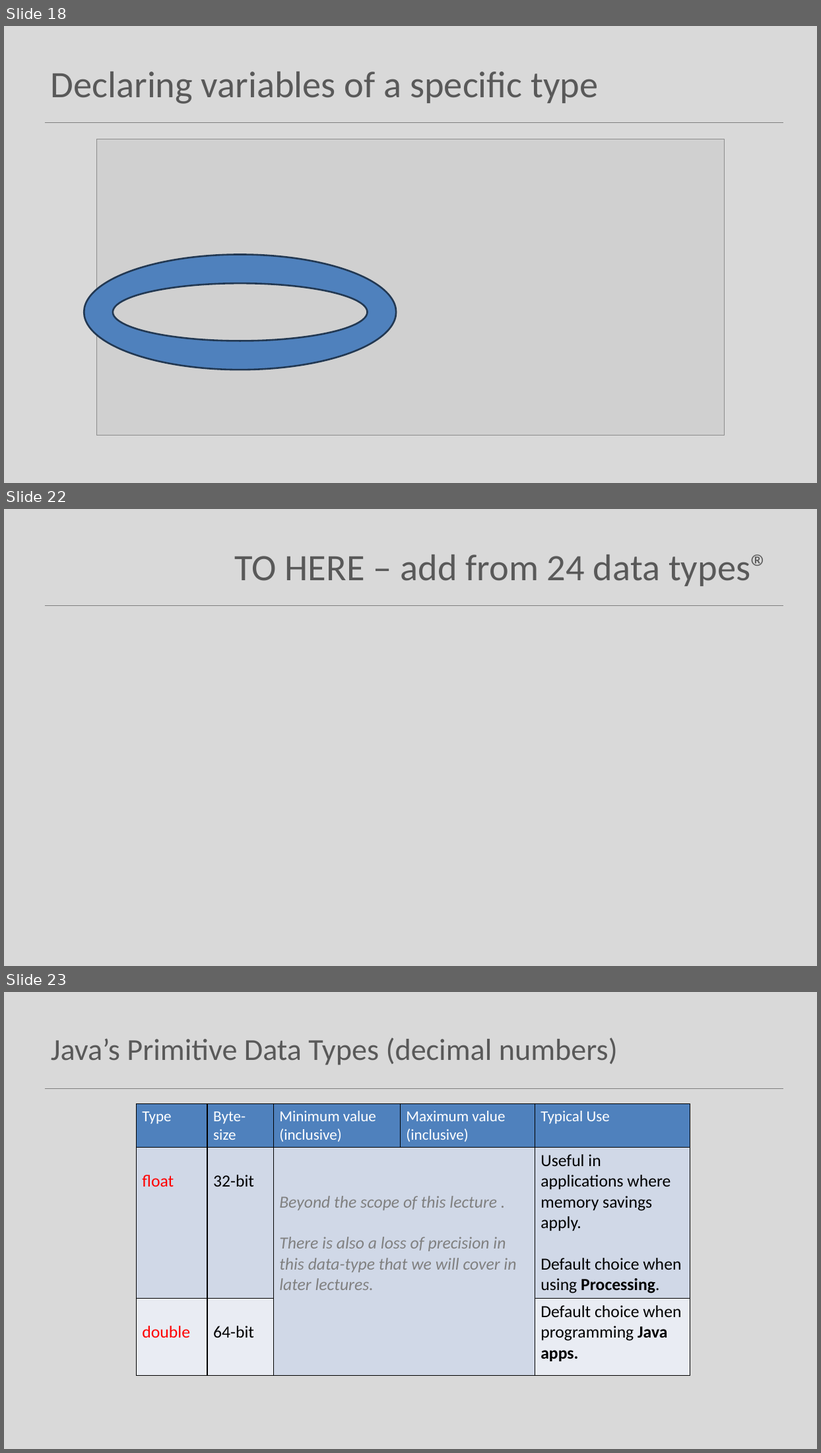
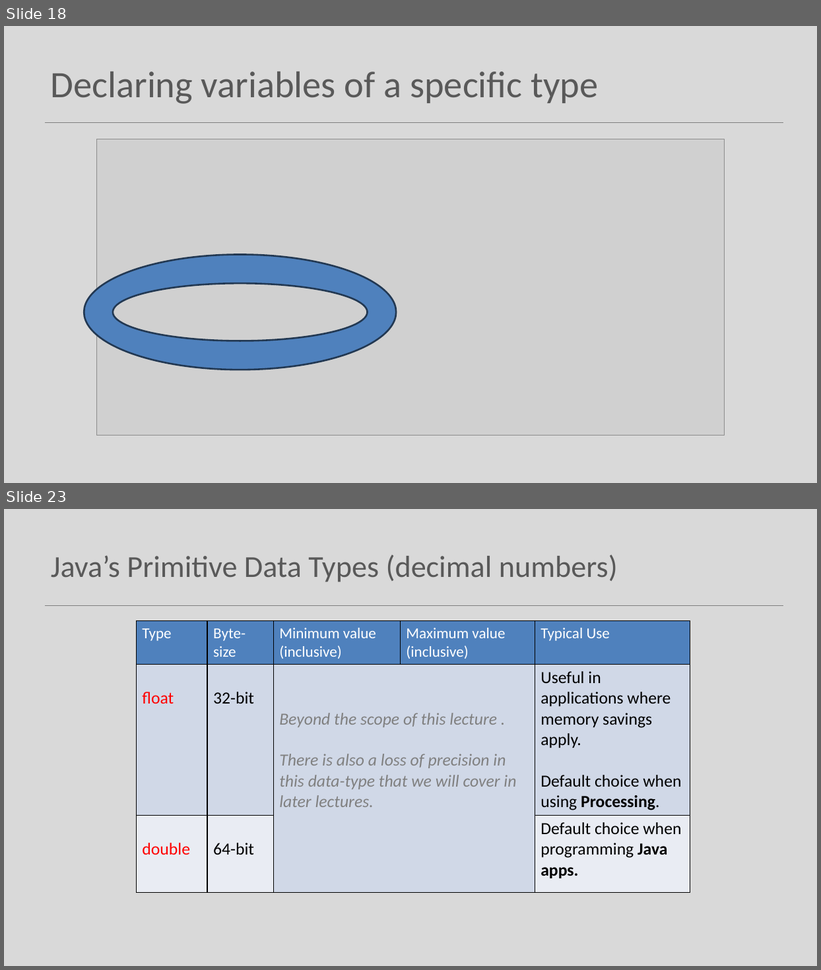
Before and after one commit to Programming-Fundamentals-SETU/prog-fund-1-sept-25, a slide deck: topic03-dataTypes-variables-and-expressions/unit-1/talk-1/a-data-types.pptx. Shown one above the other, each under a label of ours: slides 18, 22 and 23 before the commit, slides 18 and 23 after it; the slides between them are not shown. The pictures are 821x1453 and 821x970 pixels, drawn with LibreOffice and Linux fonts; fonts in the diff are those of the drawing; grey boxes stand for pictures. Boxes give left, top, right and bottom in pixels: in the first picture for what was removed or moved away, otherwise in the second. Text is boxed around its words. In the diff, an @@ line names an element or a change of style, - is before the commit and + after.

```diff
--- a/topic03-dataTypes-variables-and-expressions/unit-1/talk-1/a-data-types.pptx
+++ b/topic03-dataTypes-variables-and-expressions/unit-1/talk-1/a-data-types.pptx
@@ slide 22 removed at [4, 509, 817, 966], background #D9D9D9; not listed: 1 template element that a slide beside it also shows @@
@@ title removed at [235, 555, 770, 586] @@
-TO HERE – add from 24 data types®
```
Also in this commit, not shown: 8 slides changed, 5 slides added, 1 other slide removed, 19 other files.
